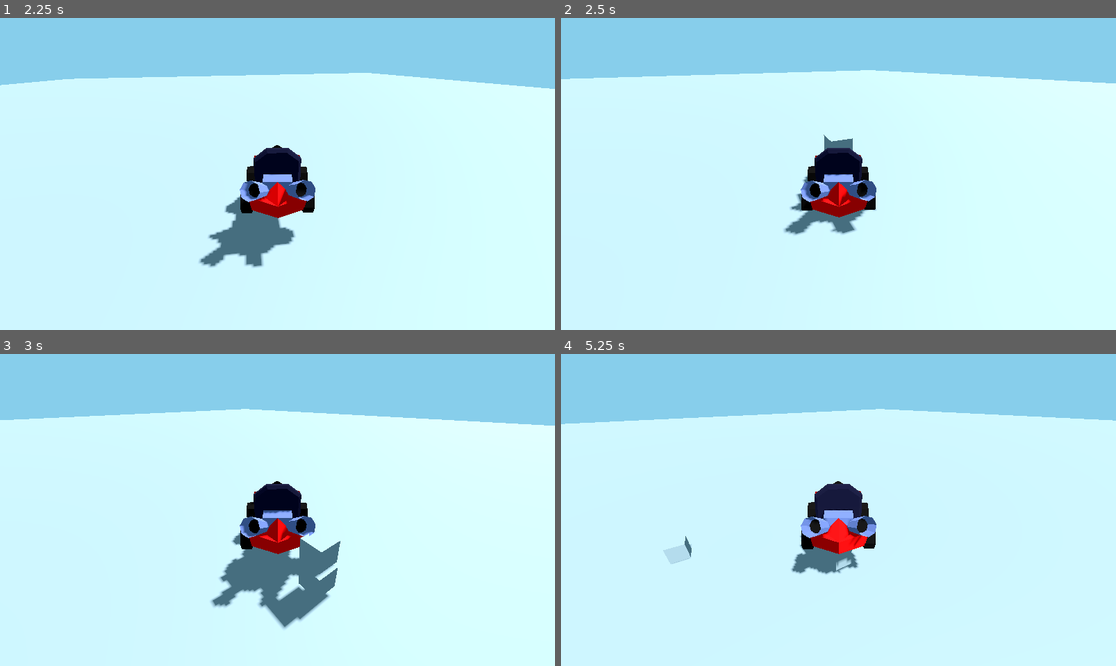
Above: before the commit, frames 1-4 (two rows, left to right).
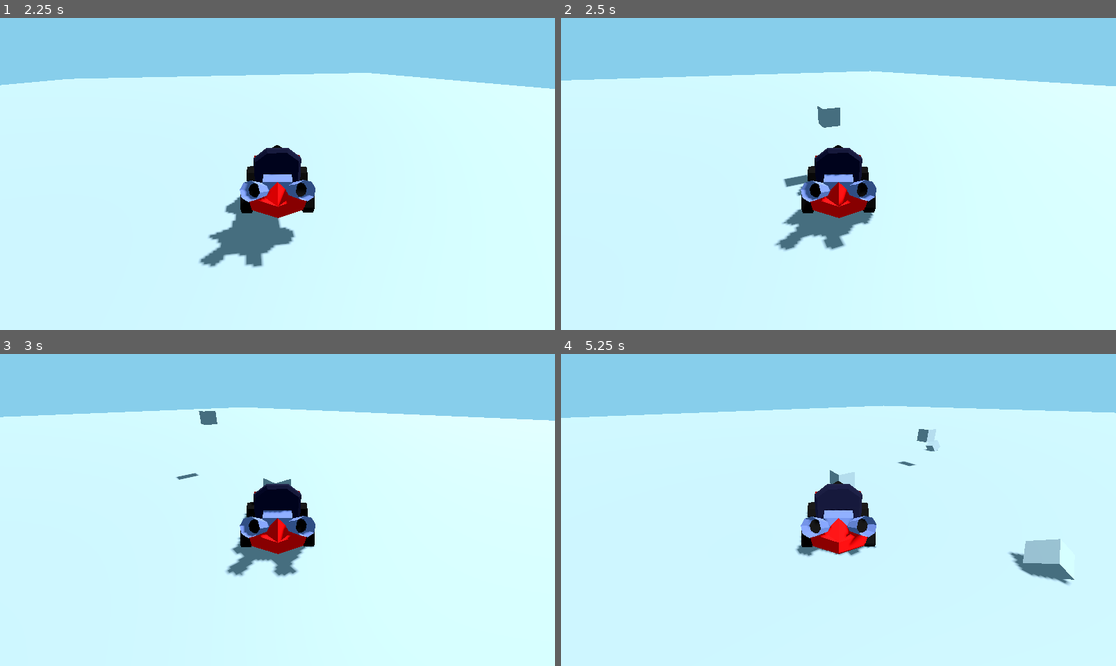
Above: after the commit, the same moments.

Repository: StubblyCamera52/yargkart
Game: Godot game, scene res://test.tscn
The game is run twice, just before and just after one commit, with the same random seed, the same clock (stepped at 60 frames per second) and the same inputs.
Inputs:
- Up to frame 1 (2.25 s): tap Enter at 0.5, 2 s; hold D (Steer_Right) 0.53-1.28 s; tap K (Action) at 0.6, 1.35 s; tap Space at 1.25 s; hold A (Steer_Left) 1.28-2.03 s; hold D (Steer_Right) from 2.03 s (still down); tap O (Join) at 2.1 s
- Up to frame 2 (2.5 s): keep holding D (Steer_Right); tap K (Action) at 2.3 s
- Up to frame 3 (3 s): release D (Steer_Right) at 2.78 s; hold W (Accelerate) from 2.78 s (still down); tap K (Action) at 2.85 s
- Up to frame 4 (5.25 s): release W (Accelerate) at 3.53 s; hold A (Steer_Left) from 3.53 s (still down); tap K (Action) at 3.6, 4.55, 5.1 s; tap O (Join) at 4.35 s

Frame 1 is identical in both runs. In frame 2, 2.0% of the frame differs, in the area x 0-100%, y 16-75%; in frame 3, 4.6%, in the area x 0-100%, y 17-89%; in frame 4, 4.0%.

Commit message:
press k to shoot cube

Diff:
--- a/car.gd
+++ b/car.gd
@@ -34,9 +34,6 @@
 	else:
 		engine = 0.0
 
-	# Items
-	if input.is_action_just_pressed(&"Action"):
-		item_manager.use_item(&"any", player, Vector3(0, 0, 0), position)
 
 
 	if is_on_floor():
@@ -51,6 +48,10 @@
 	velocity.z = -sin(rotation.y)*player_vel*delta
 	move_and_slide()
 
+	#items
+	if input.is_action_just_pressed(&"Action"):
+		item_manager.use_item(&"any", player, Vector3(cos(rotation.y)*10, 5, -sin(rotation.y)*10), position)
+
 	previous_speed = 0
 
 	previous_speed = velocity.length()
--- a/car.tscn
+++ b/car.tscn
@@ -9,7 +9,6 @@
 
 [node name="Car" type="CharacterBody3D"]
 collision_layer = 16
-collision_mask = 3
 script = ExtResource("1_7822p")
 engine_force_value = 5000.0
 decel = 3000.0
--- a/scenes/item.tscn
+++ b/scenes/item.tscn
@@ -16,6 +16,8 @@
 size = Vector3(0.5, 0.5, 0.5)
 
 [node name="Item" type="RigidBody3D"]
+collision_layer = 2
+collision_mask = 3
 physics_material_override = SubResource("PhysicsMaterial_r3ghi")
 script = ExtResource("1_4gq7n")
 
@@ -23,6 +25,8 @@
 shape = SubResource("SphereShape3D_r3ghi")
 
 [node name="ActivationArea" type="Area3D" parent="."]
+collision_layer = 2
+collision_mask = 18
 
 [node name="CollisionShape3D" type="CollisionShape3D" parent="ActivationArea"]
 shape = SubResource("SphereShape3D_4gq7n")
